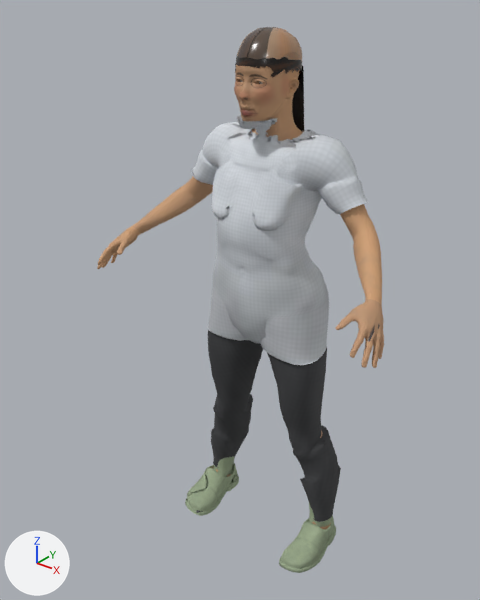
One commit to the glTF model studio/public/assets/characters/char.female-dewasa/char.female-dewasa.glb: the scene before it, then after it.
Before and after are seen from a camera (50 mm lens) standing at (1.059, -1.491, 1.722) and looking at (-0.054, -0.101, 0.86). Lighting does not change. The marker at lower left points along +X, +Y and +Z. The picture after the commit comes second. Vertices at exactly the same position are counted once.

The first picture shows 'char.female-dewasa-mesh'.
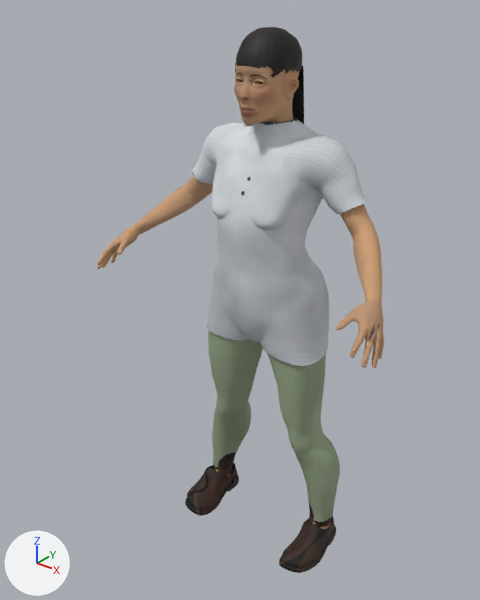
Where the change shows, as pixel boxes [x1, y1, x2, y2] in the pictures (480 x 600 px; the box of a moved part takes in the faces that stretch with it):
'char.female-dewasa-mesh', surface changed, reshaped: [97, 27, 384, 573] in both
part 1 of me_char_female_dewasa, moved or reshaped: before [194, 116, 363, 373]; after [192, 116, 362, 373]
part 2 of me_char_female_dewasa, moved or reshaped: before [211, 394, 341, 512]; after [212, 401, 340, 512]
part 3 of me_char_female_dewasa, surface changed: before [236, 132, 319, 135]; after [223, 128, 321, 146]

The change, as a list of edits to the scene's bpy script:
```text
Change mat_cloth_pants:
    where n2 = _N.new('ShaderNodeTexImage'); n2.name = 'Image Texture'
    n2.image: img_tex6 -> img_tex9
    where n4 = _N.new('ShaderNodeTexImage'); n4.name = 'Image Texture.001'
    n4.image: img_tex7 -> img_tex10
    where n6 = _N.new('ShaderNodeTexImage'); n6.name = 'Image Texture.002'
    n6.image: img_tex8 -> img_tex11
Change mat_cloth_shoes01:
    where n2 = _N.new('ShaderNodeTexImage'); n2.name = 'Image Texture'
    n2.image: img_tex9 -> img_tex12
    where n4 = _N.new('ShaderNodeTexImage'); n4.name = 'Image Texture.001'
    n4.image: img_tex10 -> img_tex13
    where n6 = _N.new('ShaderNodeTexImage'); n6.name = 'Image Texture.002'
    n6.image: img_tex11 -> img_tex14
Change mat_hair:
    where n4 = _N.new('ShaderNodeTexImage'); n4.name = 'Image Texture'
    n4.image: img_tex24 -> img_tex27
    where n7 = _N.new('ShaderNodeTexImage'); n7.name = 'Image Texture.001'
    n7.image: img_tex25 -> img_tex28
    where n9 = _N.new('ShaderNodeTexImage'); n9.name = 'Image Texture.002'
    n9.image: img_tex26 -> img_tex29
Add mat_cloth_shirt_short_trim:
    mat_cloth_shirt_short_trim = bpy.data.materials.new('cloth-shirt-short-trim')
    # uses the picture img_tex6
    # uses the picture img_tex7
    # uses the picture img_tex8
Change me_char_female_dewasa:
    used by ob_char_female_dewasa_mesh; location = (0.0, 0.0, 0.0)
    remove me_char_female_dewasa.from_pydata(...)  # 20954 vertices, 40948 faces; spans x -0.48..0.48, y -0.31..0.12, z -0.01..1.61
    add me_char_female_dewasa.from_pydata(...)  # 21039 vertices, 41053 faces; spans x -0.48..0.48, y -0.31..0.12, z -0.01..1.61
    me_char_female_dewasa part 1: 410 vertices moved within x -0.26..0.26, y -0.17..0.12, z 0.73..1.39; 934 vertices removed from x -0.25..0.25, y -0.17..0.11, z 0.71..1.4; 1019 vertices added at x -0.26..0.26, y -0.17..0.11, z 0.71..1.39
    me_char_female_dewasa part 2: 112 vertices moved from x -0.26..0.26, y -0.08..0.08, z 0.19..0.42 to x -0.25..0.25, y -0.07..0.07, z 0.19..0.41
    me_char_female_dewasa part 3: 5 kept faces spanning x -0.15..0.15, y -0.08..0.02, z 1.34..1.36 get new texture (UV) coordinates
    add me_char_female_dewasa.materials.append(mat_cloth_shirt_short_trim)
```
